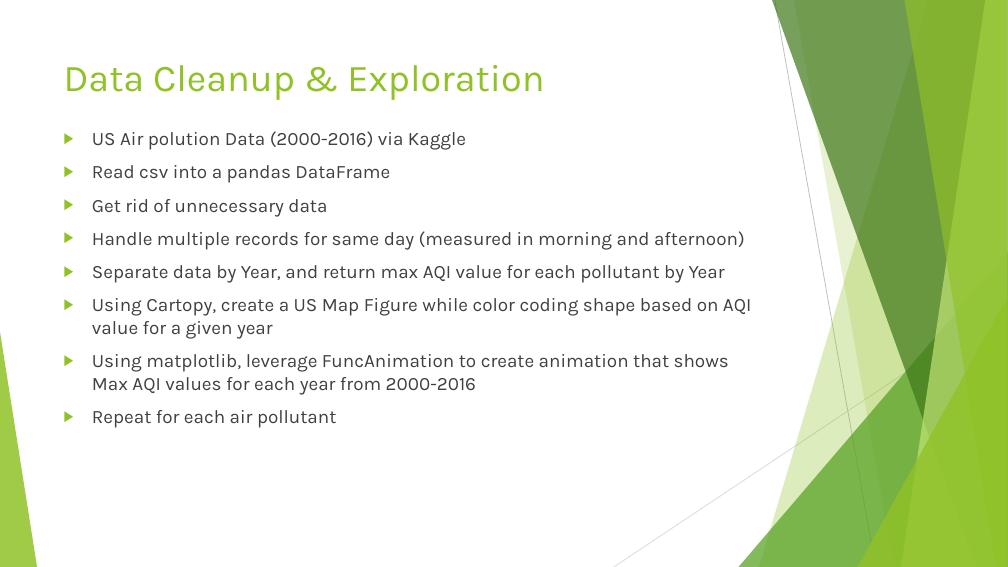
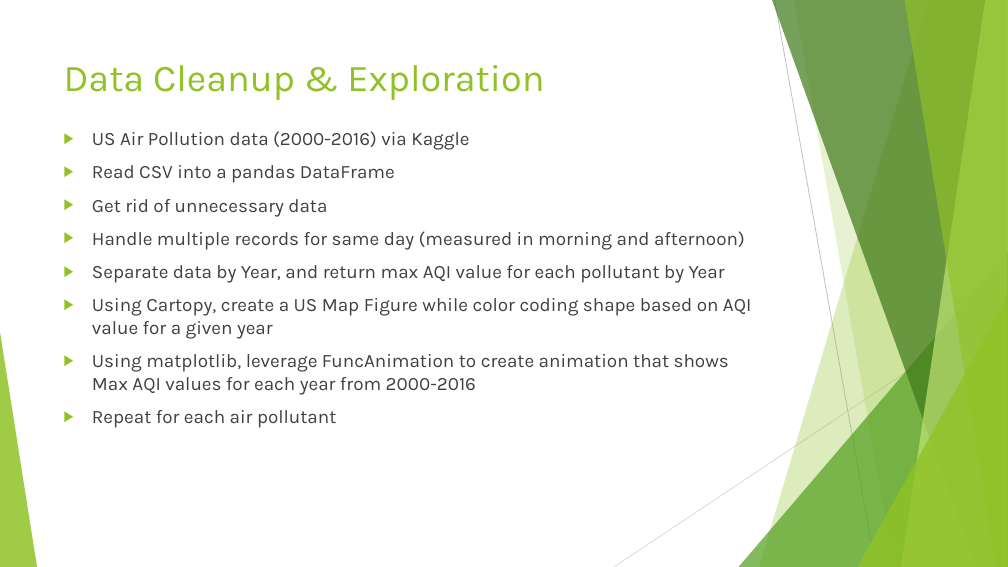
Before and after one commit to Barbara-Gordon/Team9, a slide deck: slide 27 of Presentation1.pptx. Drawn at 1008x567 pixels with LibreOffice and Linux fonts; fonts in the diff are those of the drawing. Boxes give left, top, right and bottom in pixels: in the first picture for what was removed or moved away, otherwise in the second. Text is boxed around its words. In the diff, an @@ line names an element or a change of style, - is before the commit and + after.

Commit message:
adding Jae edits

```diff
--- a/Presentation1.pptx
+++ b/Presentation1.pptx
@@ text at (92,131,469,183): text changed @@
-▶ US Air polution Data (2000-2016) via Kaggle
-▶ Read csv into a pandas DataFrame
+▶ US Air Pollution data (2000-2016) via Kaggle
+▶ Read CSV into a pandas DataFrame
```
Also in this commit, not shown: 1 slide added.
